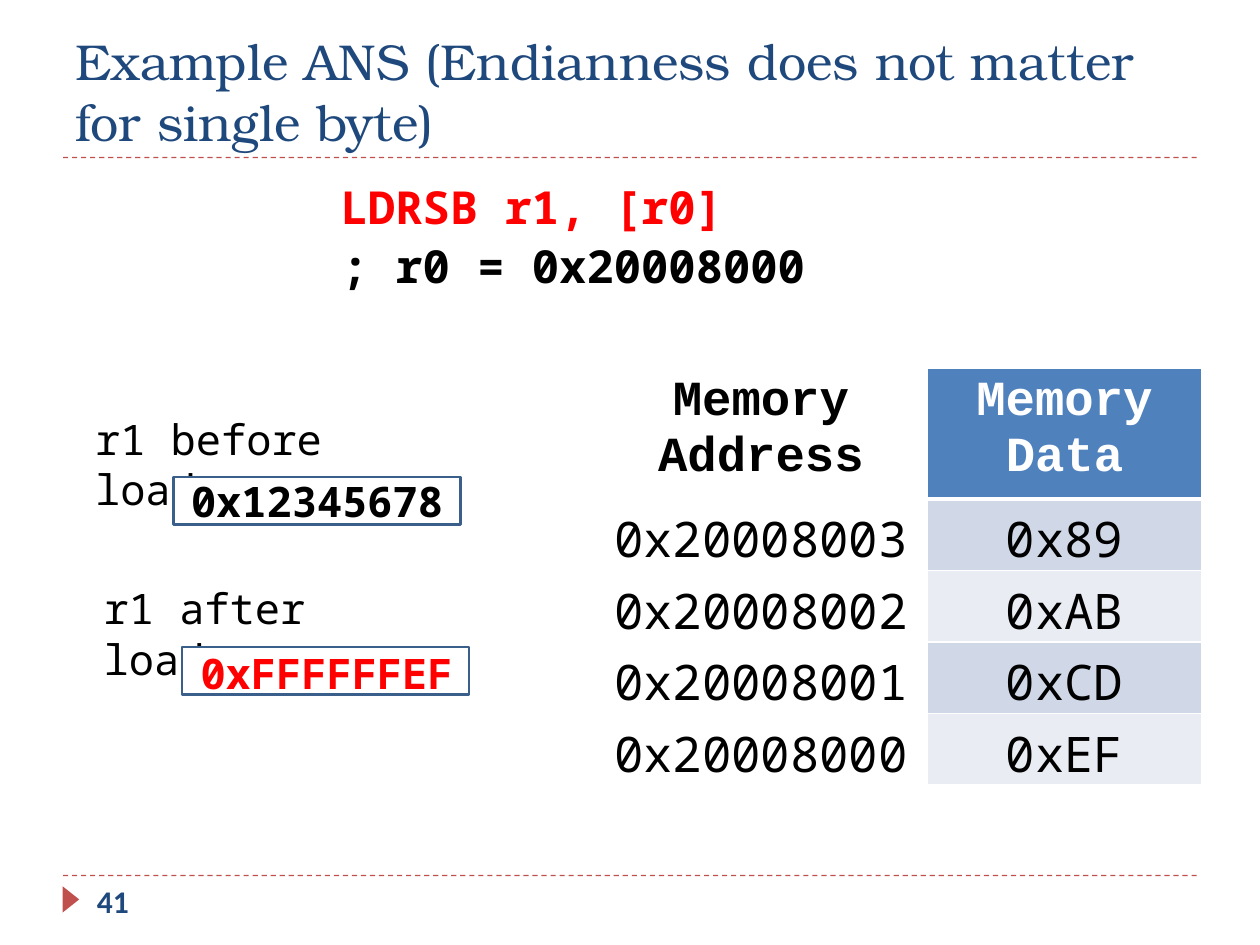
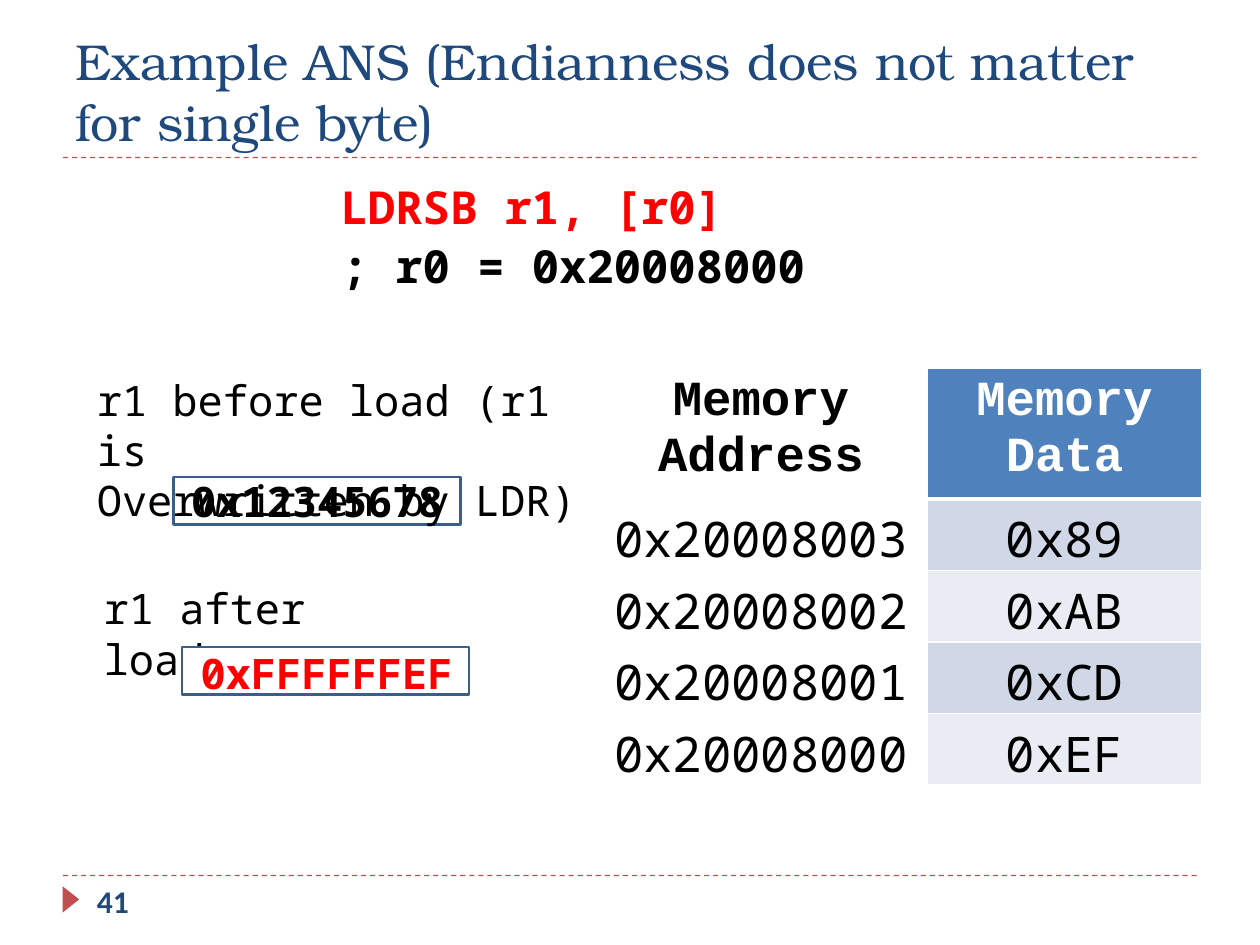
Before and after one commit to guhofstra/CSC111Sp26, a slide deck: slide 41 of PPTs/Ch5_ARM_Load_Store.pptx. Drawn at 1260x945 pixels with LibreOffice and Linux fonts; fonts in the diff are those of the drawing. Boxes give left, top, right and bottom in pixels: in the first picture for what was removed or moved away, otherwise in the second. Text is boxed around its words. In the diff, an @@ line names an element or a change of style, - is before the commit and + after.

```diff
--- a/PPTs/Ch5_ARM_Load_Store.pptx
+++ b/PPTs/Ch5_ARM_Load_Store.pptx
@@ text at [97,384,576,527]: text changed @@
-r1 before load
+r1 before load (r1 is
+Overwritten by LDR)
```
Also in this commit, not shown: 10 other slides changed, 1 other file.
